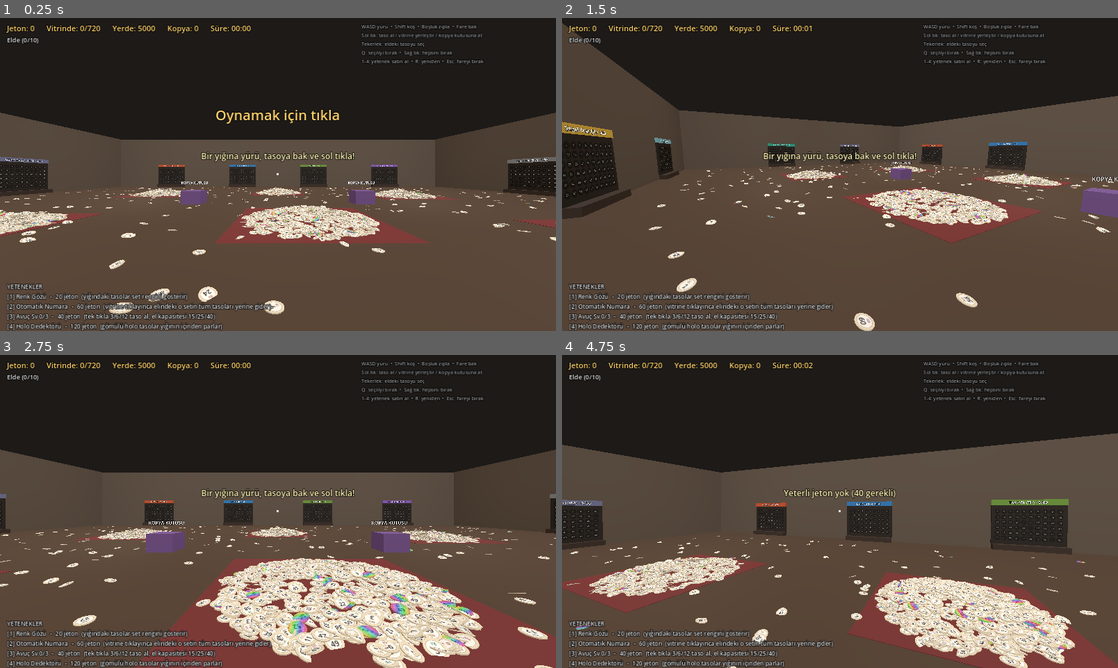
Above: before the commit, frames 1-4 (two rows, left to right).
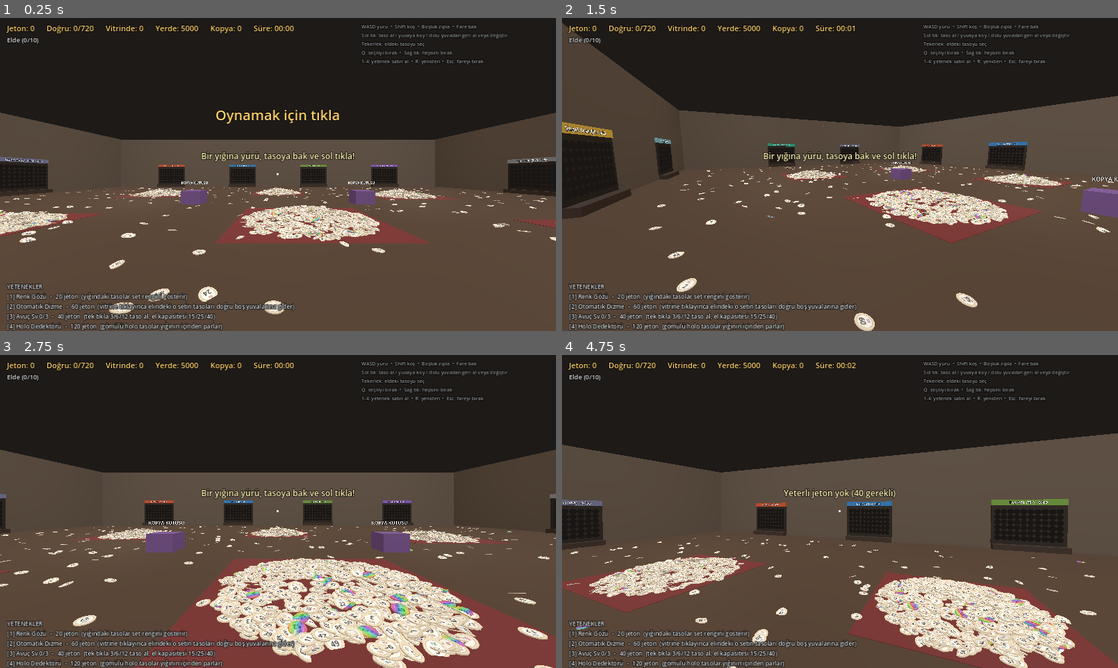
Above: after the commit, the same moments.

Repository: bogacavdar/tasoTidyUp
Game: Godot game, scene res://main.tscn
The game is run twice, just before and just after one commit, with the same random seed, the same clock (stepped at 60 frames per second) and the same inputs.
Inputs (mouse positions are in pixels of both pictures, inside the frame that each line leads up to):
- Up to frame 1 (0.25 s): no input
- Up to frame 2 (1.5 s): tap Enter at 0.5 s; move the mouse to (962, 158) at 0.52 s; hold D 0.53-1.28 s; hold Shift 0.53-1.28 s; click (962, 158) at 0.67 s; tap Space at 0.77 s; move the mouse to (812, 174) at 1.27 s; hold W from 1.28 s (still down); tap Q at 1.35 s
- Up to frame 3 (2.75 s): keep holding W; tap Space at 1.52 s; move the mouse to (289, 505) at 2.02 s; tap R at 2.1 s
- Up to frame 4 (4.75 s): keep holding W; move the mouse to (834, 517) at 2.77 s; tap 1 at 2.85 s; click (834, 517) at 2.92 s; tap Space at 3.02, 3.77, 4.52 s; move the mouse to (878, 514) at 3.52 s; tap 2 at 3.6 s; move the mouse to (795, 508) at 4.27 s; tap 3 at 4.35 s

The runs differ from the first frame. In frame 1, 1.3% of the frame differs, in the area x 0-100%, y 2-94%; in frame 2, 1.2%; in frame 3, 1.2%; in frame 4, 1.3%.

Commit message:
Serbest yerleştirme: yuva numaraları kalktı, yanlışlar kırmızı, tamamlanan vitrin yeşil, yuvadan geri alma/değiştirme
Co-Authored-By: Claude Opus 5.5 <noreply@anthropic.com>
Claude-Session: https://claude.ai/code/session_01BTyhiHLjtdzr61JEp6Kda6

Diff:
--- a/main.gd
+++ b/main.gd
@@ -48,6 +48,11 @@
 	{"name": "Yıldız Bahçe", "code": "YB", "color": Color("2fbfa5")},
 ]
 const PLAIN := Color("d9cfb8")
+const RING_EMPTY := Color("1c1917")
+const RING_WRONG := Color("ff2a2a")
+const RING_DONE := Color("3fe06a")
+const BOARD_COLOR := Color("2b2623")
+const BOARD_DONE := Color("27502f")
 
 const PILES := [
 	Vector3(-9, 2.0, -5), Vector3(0, 1.8, -6), Vector3(9, 2.1, -4),
@@ -76,7 +81,8 @@
 var holo_list: Array[int] = []
 var skills := {}
 var coins := 0
-var placed := 0
+var placed := 0                       # vitrinlerdeki taso sayısı
+var correct := 0                      # doğru yerdeki taso sayısı
 var copies := 0
 var elapsed := 0.0
 var anim := 0.0
@@ -101,7 +107,12 @@
 var atlas_cols := 1
 var shelves: Array = []
 var shelf_titles: Array = []
-var slot_labels: Array = []
+var ring_mm: MultiMesh
+var board_mats: Array = []
+var header_mats: Array = []
+var shelf_done: Array[bool] = []
+var set_bonus_paid: Array[bool] = []
+var paid: Array[bool] = []            # bu taso doğru yere ilk kez oturunca jeton verildi mi
 var hidden_xf := Transform3D(Basis().scaled(Vector3.ONE * 0.0001), Vector3(0, -50, 0))
 
 var hud_stats: Label
@@ -128,7 +139,7 @@
 func _init_skills() -> void:
 	skills = {
 		"renk": {"name": "Renk Gözü", "desc": "yığındaki tasolar set rengini gösterir", "cost": [20], "level": 0},
-		"oto": {"name": "Otomatik Numara", "desc": "vitrine tıklayınca elindeki o setin tüm tasoları yerine gider", "cost": [60], "level": 0},
+		"oto": {"name": "Otomatik Dizme", "desc": "vitrine tıklayınca elindeki o setin tasoları doğru boş yuvalarına gider", "cost": [60], "level": 0},
 		"avuc": {"name": "Avuç", "desc": "tek tıkla 3/6/12 taso al, el kapasitesi 15/25/40", "cost": [40, 150, 400], "level": 0},
 		"holo": {"name": "Holo Dedektörü", "desc": "gömülü holo tasolar yığının içinden parlar", "cost": [120], "level": 0},
 	}
@@ -295,17 +306,21 @@
 	var board_w := SLOT_COLS * SLOT_GAP + 0.3
 	var board_h := SLOT_ROWS * SLOT_GAP + 0.4
 	var ring_mesh := CylinderMesh.new()
-	ring_mesh.top_radius = TASO_R + 0.012
-	ring_mesh.bottom_radius = TASO_R + 0.012
+	ring_mesh.top_radius = TASO_R + 0.028
+	ring_mesh.bottom_radius = TASO_R + 0.028
 	ring_mesh.height = 0.004
 	ring_mesh.radial_segments = 24
-	var ring_mm := MultiMesh.new()
+	ring_mm = MultiMesh.new()
 	ring_mm.transform_format = MultiMesh.TRANSFORM_3D
+	ring_mm.use_colors = true
 	ring_mm.mesh = ring_mesh
 	ring_mm.instance_count = set_count * NUMBERS_PER_SET
 	var ring_mmi := MultiMeshInstance3D.new()
 	ring_mmi.multimesh = ring_mm
-	ring_mmi.material_override = _mat(Color("1c1917"))
+	var ring_mat := StandardMaterial3D.new()
+	ring_mat.shading_mode = BaseMaterial3D.SHADING_MODE_UNSHADED
+	ring_mat.vertex_color_use_as_albedo = true
+	ring_mmi.material_override = ring_mat
 	add_child(ring_mmi)
 
 	shelf_mm = _new_mm(set_count * NUMBERS_PER_SET)
@@ -323,8 +338,12 @@
 		var col := _set_color(g)
 		var board := _box(shelf, Vector3(board_w, board_h, 0.1), Vector3(0, BOARD_Y, 0), Color("2b2623"), "shelf")
 		board.set_meta("grp", g)
+		board_mats.append((board.get_child(0) as MeshInstance3D).material_override)
 		var header := _box(shelf, Vector3(board_w, 0.32, 0.14), Vector3(0, BOARD_Y + board_h / 2 + 0.16, 0.02), col.darkened(0.15), "shelf")
 		header.set_meta("grp", g)
+		var hm: StandardMaterial3D = (header.get_child(0) as MeshInstance3D).material_override
+		hm.emission = Color("3fae5a")
+		header_mats.append(hm)
 		var counter := _box(shelf, Vector3(board_w, 0.3, 0.45), Vector3(0, 0.15, 0.2), Color("3a302a"), "shelf")
 		counter.set_meta("grp", g)
 
@@ -336,24 +355,16 @@
 		shelf.add_child(title)
 		shelf_titles.append(title)
 
-		var row_labels: Array = []
 		var row_slots: Array = []
 		for n in NUMBERS_PER_SET:
 			var sp := _slot_local(n)
 			ring_mm.set_instance_transform(g * NUMBERS_PER_SET + n, shelf.global_transform * Transform3D(Basis(Vector3.RIGHT, PI / 2), sp + Vector3(0, 0, 0.002)))
-			var lb := Label3D.new()
-			lb.text = str(n + 1)
-			lb.font_size = 48
-			lb.pixel_size = 0.0022
-			lb.modulate = Color(1, 1, 1, 0.45)
-			lb.outline_size = 0
-			lb.position = sp + Vector3(0, 0, 0.006)
-			shelf.add_child(lb)
-			row_labels.append(lb)
+			ring_mm.set_instance_color(g * NUMBERS_PER_SET + n, RING_EMPTY)
 			row_slots.append(-1)
 			shelf_mm.set_instance_transform(g * NUMBERS_PER_SET + n, hidden_xf)
-		slot_labels.append(row_labels)
 		slots.append(row_slots)
+		shelf_done.append(false)
+		set_bonus_paid.append(false)
 		_update_title(g)
 
 	# Kopya kutuları
@@ -384,12 +395,15 @@
 
 
 func _update_title(g: int) -> void:
-	var cnt := 0
+	var filled := 0
 	for v in slots[g]:
 		if v != -1:
-			cnt += 1
+			filled += 1
 	var lb: Label3D = shelf_titles[g]
-	lb.text = "%s (%s)   %d/%d" % [SETS[g]["name"], SETS[g]["code"], cnt, NUMBERS_PER_SET]
+	if shelf_done[g]:
+		lb.text = "%s (%s)   TAMAM!" % [SETS[g]["name"], SETS[g]["code"]]
+	else:
+		lb.text = "%s (%s)   %d/%d" % [SETS[g]["name"], SETS[g]["code"], filled, NUMBERS_PER_SET]
 
 
 func _build_player() -> void:
@@ -449,6 +463,7 @@
 		var b := Basis(Vector3.UP, randf() * TAU) * Basis(Vector3.RIGHT, randf_range(-0.45, 0.45))
 		pile_xf.append(Transform3D(b, pos))
 		in_pile.append(true)
+		paid.append(false)
 		_grid_add(i)
 	pile_count = tasos.size()
 
@@ -679,9 +694,6 @@
 				return
 			_grab(target["idx"])
 		"shelf":
-			if hand.is_empty():
-				_say("Elin boş")
-				return
 			_use_shelf(target["body"], target["point"])
 		"copy":
 			_use_copy()
@@ -713,68 +725,131 @@
 	_rebuild_hand()
 
 
+func _is_correct(g: int, n: int) -> bool:
+	var i: int = slots[g][n]
+	return i != -1 and tasos[i]["grp"] == g and tasos[i]["num"] - 1 == n
+
+
+## Bu tasonun doğru yerinde aynısı zaten duruyor mu? (o zaman kopyadır)
+func _is_copy(i: int) -> bool:
+	var t: Dictionary = tasos[i]
+	return _is_correct(t["grp"], t["num"] - 1) and slots[t["grp"]][t["num"] - 1] != i
+
+
 func _use_shelf(body: Node, hp: Vector3) -> void:
 	var g: int = body.get_meta("grp")
 	var shelf: Node3D = shelves[g]
 	var slot := _nearest_slot(shelf.to_local(hp))
-	if skills["oto"]["level"] > 0:
+
+	# Otomatik Dizme: vitrinin boş bir yerine (ya da çerçevesine) tıklayınca o setin tasoları doğru yerine gider
+	if skills["oto"]["level"] > 0 and (slot == -1 or slots[g][slot] == -1):
 		var keep: Array = []
 		var cnt := 0
 		for i in hand:
 			var t: Dictionary = tasos[i]
-			if t["grp"] == g and slots[g][t["num"] - 1] == -1:
-				_place(i, g)
+			var n: int = t["num"] - 1
+			if t["grp"] == g and slots[g][n] == -1:
+				_place(i, g, n)
 				cnt += 1
 			else:
 				keep.append(i)
 		hand = keep
-		if cnt == 0:
-			_say("Elindekilerin hiçbiri bu vitrine ait değil (ya da yerleri dolu)")
+		if cnt > 0:
+			sel = clampi(sel, 0, maxi(hand.size() - 1, 0))
+			_rebuild_hand()
+			return
+
+	if slot == -1:
+		return
+
+	if slots[g][slot] == -1:
+		# Boş yuva: seçili tasoyu koy (her taso her yuvaya konabilir)
+		if hand.is_empty():
+			_say("Elin boş")
+			return
+		var i: int = hand[sel]
+		hand.remove_at(sel)
+		_place(i, g, slot)
 	else:
-		var i: int = hand[sel]
-		var t: Dictionary = tasos[i]
-		var n: int = t["num"] - 1
-		if t["grp"] != g:
-			_say("Seçili taso bu vitrine ait değil (tekerlekle değiştir)")
-			return
-		if slots[g][n] != -1:
-			_say("Bunun yeri zaten dolu, kopya! Kopya Kutusu'na at")
-			return
-		if n != slot:
-			_say("Yanlış yuva! Bu taso %d numaralı yuvaya gider" % (n + 1))
-			return
-		_place(i, g)
-		hand.remove_at(sel)
+		# Dolu yuva: el boşsa geri al, doluysa seçiliyle yer değiştir
+		if hand.is_empty():
+			var old := _unplace(g, slot)
+			hand.append(old)
+			sel = 0
+		else:
+			var i: int = hand[sel]
+			var old := _unplace(g, slot)
+			hand[sel] = old
+			_place(i, g, slot)
 	sel = clampi(sel, 0, maxi(hand.size() - 1, 0))
 	_rebuild_hand()
 
 
-func _place(i: int, g: int) -> void:
+func _place(i: int, g: int, n: int) -> void:
 	var t: Dictionary = tasos[i]
-	var n: int = t["num"] - 1
 	slots[g][n] = i
 	placed += 1
 	var shelf: Node3D = shelves[g]
 	var mi := g * NUMBERS_PER_SET + n
 	shelf_mm.set_instance_transform(mi, shelf.global_transform * Transform3D(Basis(Vector3.RIGHT, PI / 2), _slot_local(n) + Vector3(0, 0, 0.009)))
-	shelf_mm.set_instance_color(mi, _set_color(g))
+	shelf_mm.set_instance_color(mi, _set_color(t["grp"]))
 	shelf_mm.set_instance_custom_data(mi, _custom(i))
-	var lb: Label3D = slot_labels[g][n]
-	lb.visible = false
-	coins += COIN_HOLO if t["holo"] else COIN_PLACE
-	if t["holo"]:
-		_say("HOLO! +%d jeton" % COIN_HOLO)
+	if _is_correct(g, n):
+		correct += 1
+		if not paid[i]:
+			paid[i] = true
+			coins += COIN_HOLO if t["holo"] else COIN_PLACE
+			if t["holo"]:
+				_say("HOLO! +%d jeton" % COIN_HOLO)
+	_check_shelf(g)
+	_refresh_ring(g, n)
+
+
+func _unplace(g: int, n: int) -> int:
+	var i: int = slots[g][n]
+	if _is_correct(g, n):
+		correct -= 1
+	slots[g][n] = -1
+	placed -= 1
+	shelf_mm.set_instance_transform(g * NUMBERS_PER_SET + n, hidden_xf)
+	_check_shelf(g)
+	_refresh_ring(g, n)
+	return i
+
+
+func _refresh_ring(g: int, n: int) -> void:
+	var c := RING_EMPTY
+	if shelf_done[g]:
+		c = RING_DONE
+	elif slots[g][n] != -1 and not _is_correct(g, n):
+		c = RING_WRONG
+	ring_mm.set_instance_color(g * NUMBERS_PER_SET + n, c)
+
+
+## Vitrin tamamen doğru mu? Değiştiyse rengini ve halkalarını güncelle.
+func _check_shelf(g: int) -> void:
+	var done := true
+	for n in NUMBERS_PER_SET:
+		if not _is_correct(g, n):
+			done = false
+			break
+	if done != shelf_done[g]:
+		shelf_done[g] = done
+		var bm: StandardMaterial3D = board_mats[g]
+		bm.albedo_color = BOARD_DONE if done else BOARD_COLOR
+		var hm: StandardMaterial3D = header_mats[g]
+		hm.emission_enabled = done
+		for k in NUMBERS_PER_SET:
+			_refresh_ring(g, k)
+		if done:
+			if not set_bonus_paid[g]:
+				set_bonus_paid[g] = true
+				coins += COIN_SET
+				_say("%s vitrini tamam! +%d" % [SETS[g]["name"], COIN_SET])
+			else:
+				_say("%s vitrini yine tamam!" % SETS[g]["name"])
 	_update_title(g)
-	var full := true
-	for v in slots[g]:
-		if v == -1:
-			full = false
-			break
-	if full:
-		coins += COIN_SET
-		_say("%s vitrini tamam! +%d" % [SETS[g]["name"], COIN_SET])
-	if placed == set_count * NUMBERS_PER_SET:
-		finished = true
+	finished = not shelf_done.has(false)
 
 
 func _use_copy() -> void:
@@ -784,8 +859,7 @@
 	var keep: Array = []
 	var cnt := 0
 	for i in hand:
-		var t: Dictionary = tasos[i]
-		if slots[t["grp"]][t["num"] - 1] != -1:
+		if _is_copy(i):
 			copies += 1
 			cnt += 1
 			coins += COIN_COPY
@@ -794,11 +868,10 @@
 	hand = keep
 	if cnt > 0:
 		_say("+%d kopya kutuya gitti" % cnt)
-	elif not keep.is_empty():
-		_say("Elindekilerin vitrinde yeri boş, kopya değil!")
+	else:
+		_say("Elindekilerin aynısı henüz doğru yerinde değil, kopya sayılmaz")
 	sel = clampi(sel, 0, maxi(hand.size() - 1, 0))
 	_rebuild_hand()
-
 
 ## only_selected: Q yalnızca seçili tasoyu, sağ tık hepsini bırakır.
 func _drop(only_selected: bool) -> void:
@@ -905,7 +978,7 @@
 	hud_hand = _mk_label(layer, Vector2(20, 50), 18, Color(1, 1, 1, 0.9))
 	hud_skills = _mk_label(layer, Vector2(20, 760), 17, Color(1, 1, 1, 0.9))
 	var help := _mk_label(layer, Vector2(1040, 14), 14, Color(1, 1, 1, 0.6))
-	help.text = "WASD yürü  •  Shift koş  •  Boşluk zıpla  •  Fare bak\nSol tık: taso al / vitrine yerleştir / kopya kutusuna at\nTekerlek: eldeki tasoyu seç\nQ: seçiliyi bırak  •  Sağ tık: hepsini bırak\n1-4: yetenek satın al  •  R: yeniden  •  Esc: fareyi bırak"
+	help.text = "WASD yürü  •  Shift koş  •  Boşluk zıpla  •  Fare bak\nSol tık: taso al / yuvaya koy / dolu yuvadan geri al veya değiştir\nTekerlek: eldeki tasoyu seç\nQ: seçiliyi bırak  •  Sağ tık: hepsini bırak\n1-4: yetenek satın al  •  R: yeniden  •  Esc: fareyi bırak"
 
 
 func _taso_name(i: int) -> String:
@@ -916,7 +989,7 @@
 func _update_hud() -> void:
 	var total := set_count * NUMBERS_PER_SET
 	var s := int(elapsed)
-	hud_stats.text = "Jeton: %d      Vitrinde: %d/%d      Yerde: %d      Kopya: %d      Süre: %02d:%02d" % [coins, placed, total, pile_count, copies, floori(s / 60.0), s % 60]
+	hud_stats.text = "Jeton: %d      Doğru: %d/%d      Vitrinde: %d      Yerde: %d      Kopya: %d      Süre: %02d:%02d" % [coins, correct, total, placed, pile_count, copies, floori(s / 60.0), s % 60]
 
 	if hand.is_empty():
 		hud_hand.text = "Elde (0/%d)" % _cap()
@@ -942,7 +1015,9 @@
 			var g: int = body.get_meta("grp")
 			var shelf: Node3D = shelves[g]
 			var n := _nearest_slot(shelf.to_local(target["point"]))
-			var slot_txt := "" if n == -1 else ("   yuva %d %s" % [n + 1, "(boş)" if slots[g][n] == -1 else "(dolu)"])
+			var slot_txt := ""
+			if n != -1:
+				slot_txt = "   boş yuva" if slots[g][n] == -1 else "   " + _taso_name(slots[g][n])
 			hud_info.text = "%s vitrini%s" % [SETS[g]["name"], slot_txt]
 		"copy":
 			hud_info.text = "Kopya Kutusu  (+%d jeton/adet)" % COIN_COPY
